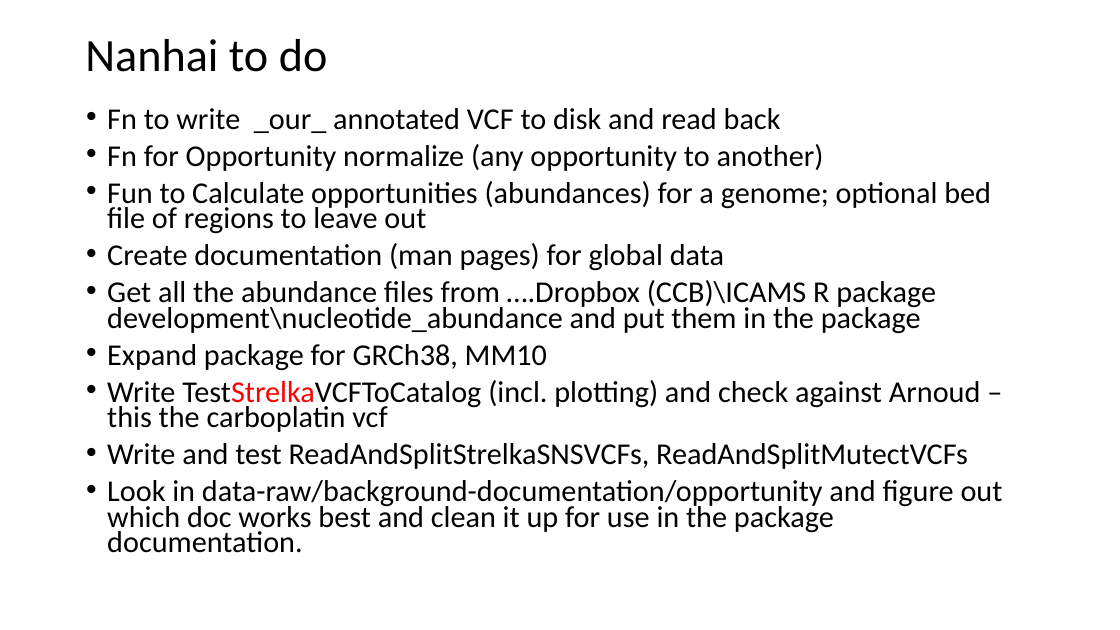
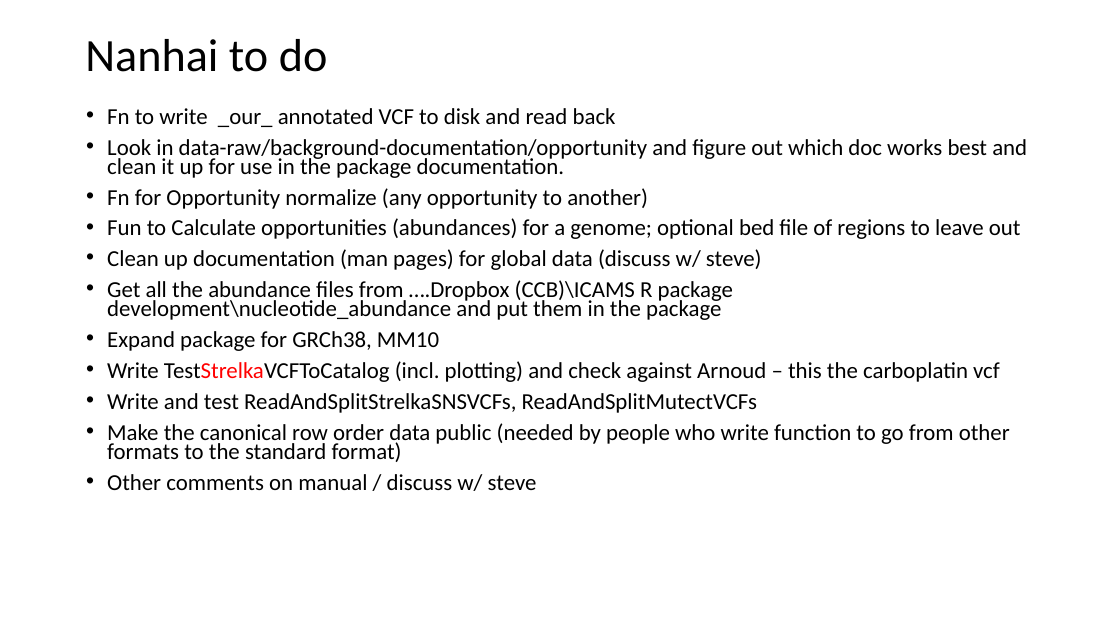
Before and after one commit to steverozen/ICAMS, a slide deck: slide 4 of data-raw/ICAMS-overview.pptx. Drawn at 1120x630 pixels with LibreOffice and Linux fonts; fonts in the diff are those of the drawing. Boxes give left, top, right and bottom in pixels: in the first picture for what was removed or moved away, otherwise in the second. Text is boxed around its words. In the diff, an @@ line names an element or a change of style, - is before the commit and + after.

Commit message:
updated to-do lists

```diff
--- a/data-raw/ICAMS-overview.pptx
+++ b/data-raw/ICAMS-overview.pptx
@@ text at (107,108,1021,413): size 25.9 to 19.6 pt in "Fn to write _our_ annotated VCF to ...", "Fn for Opportunity normalize (any opportunity to ...", "Fun to Calculate opportunities (abundances) for a ...", "Get all the abundance files from ….Dropbox ..." and 3 more places @@
@@ text at (107,139,1027,178): paragraph added @@
+• Look in data-raw/background-documentation/opportunity and figure out which doc works best and clean it up for use in the package documentation.
@@ text at (107,249,762,270): text changed; size 25.9 to 19.6 pt @@
-• Create documentation (man pages) for global data
+• Clean up documentation (man pages) for global data (discuss w/ steve)
@@ text at (107,423,1010,491): text changed; size 25.9 to 19.6 pt @@
-• Look in data-raw/background-documentation/opportunity and figure out which doc works best and clean it up for use in the package documentation.
+• Make the canonical row order data public (needed by people who write function to go from other formats to the standard format)
+• Other comments on manual / discuss w/ steve
```
